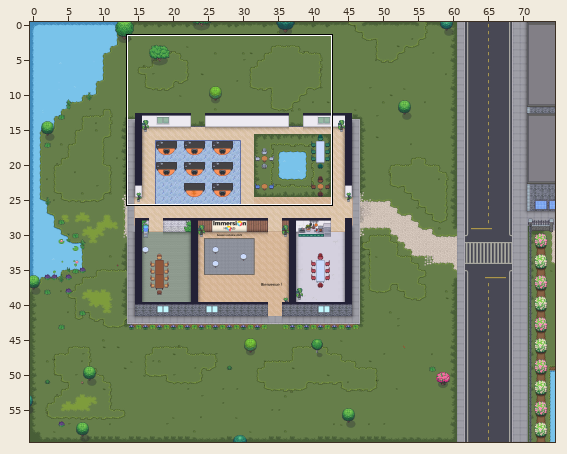
A Tiled map (JSON) gets an edit: Immersion.tmj. The first picture is a wide view before the edit; the outline marks the close-up.
Close-up. Earlier state:
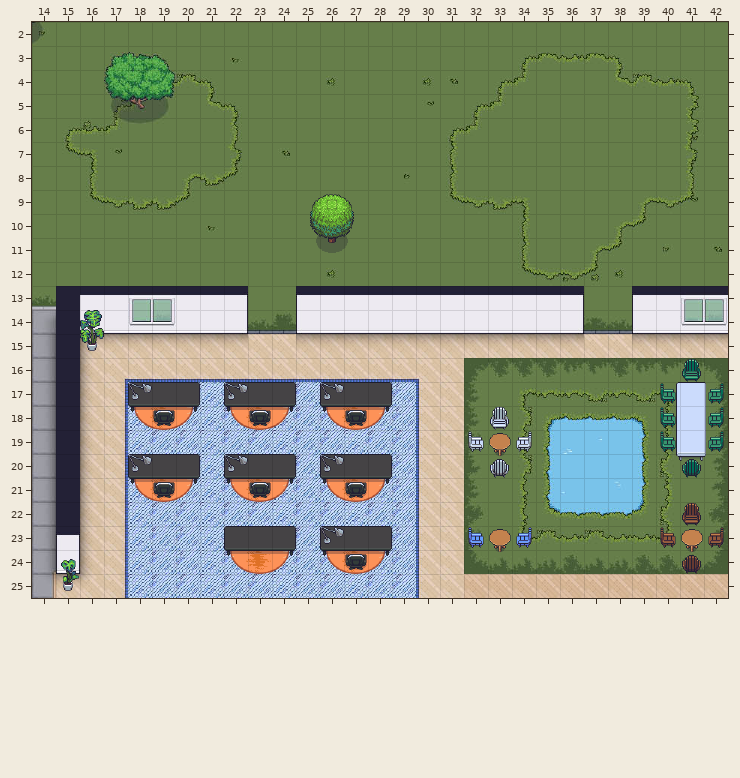
Cells are 32x32 px. Shown: x 14..42, y 2..25. The commit also changed other parts of the map, which this record leaves out.
New version:
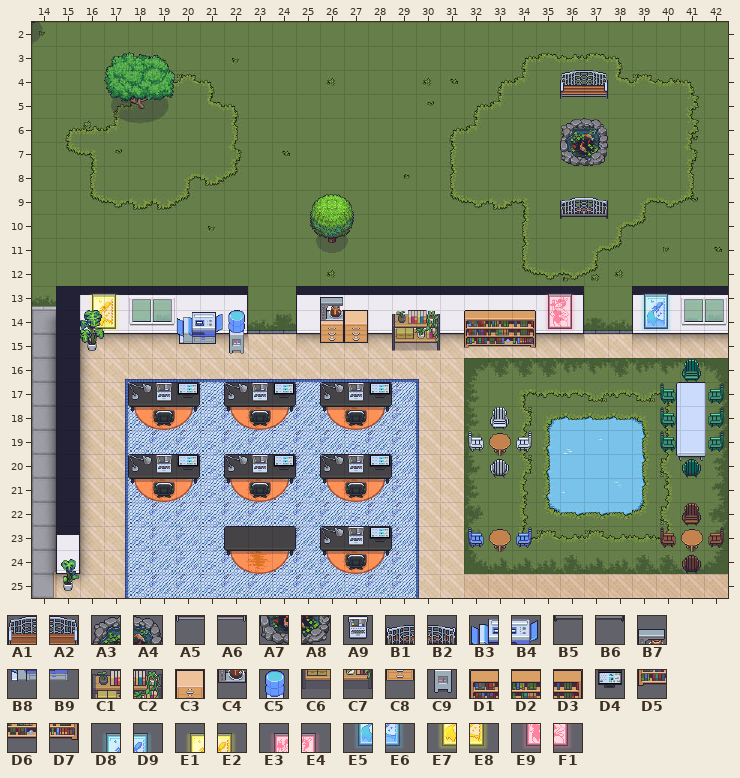
Key: from "WA_Decoration": A1 5636, A2 5637, A3 5641, A4 5642, A5 5711, A6 5712, A7 5716, A8 5717, A9 5865, B1 6011, B2 6012, B3 6024, B4 6025, B5 6086, B6 6087, B7 6092, B8 6099, B9 6100, C1 6163, C2 6164, C3 6166, C4 6167, C5 6168, C6 6238, C7 6239, C8 6241, C9 6243, D1 6312, D2 6313, D3 6314, D4 6379, D5 6387, D6 6388, D7 6389, D8 6454, D9 6455, E1 6460, E2 6461, E3 6462, E4 6463, E5 6529, E6 6530, E7 6535, E8 6536, E9 6537, F1 6538.
__ is an empty cell, .. an unchanged one.
The edit:
--- layer "visuels/Decoration 1"
@@ x 36..37 @@
- 4 __ __
- 5 __ __
- 6 __ __
- 7 __ __
+ 4 A1 A2
+ 5 A5 A6
+ 6 A3 A4
+ 7 A7 A8
@@ x 36..37 @@
- 9 __ __
-10 __ __
+ 9 B1 B2
+10 B5 B6
@@ x 16..40 @@
-13 __ __ .. .. .. .. .. .. .. .. .. .. .. .. .. .. .. .. .. __ __ .. .. __ __
-14 __ __ .. .. .. .. .. .. .. .. __ __ .. __ __ .. __ __ __ __ __ .. .. __ __
-15 .. .. .. .. .. .. .. .. .. .. __ __ .. __ __ .. __ __ __ .. .. .. .. .. ..
+13 E1 E2 .. .. .. .. .. .. .. .. .. .. .. .. .. .. .. .. .. E3 E4 .. .. D8 D9
+14 E7 E8 .. .. .. .. .. .. .. .. C3 C3 .. C1 C2 .. D1 D2 D3 E9 F1 .. .. E5 E6
+15 .. .. .. .. .. .. .. .. .. .. C8 C8 .. C6 C7 .. D5 D6 D7 .. .. .. .. .. ..
@@ x 19..28 @@
-17 __ __ .. .. __ __ .. .. __ __
+17 A9 D4 .. .. A9 D4 .. .. A9 D4
@@ x 19..28 @@
-20 __ __ .. .. __ __ .. .. __ __
+20 A9 D4 .. .. A9 D4 .. .. A9 D4
@@ x 27..28 @@
-23 __ __
+23 A9 D4
--- layer "visuels/Decoration 2"
@@ x 20..26 @@
-13 .. .. .. .. .. .. __
-14 __ __ __ .. .. .. __
-15 __ __ __ .. .. .. ..
+13 .. .. .. .. .. .. B7
+14 B3 B4 C5 .. .. .. C4
+15 B8 B9 C9 .. .. .. ..
